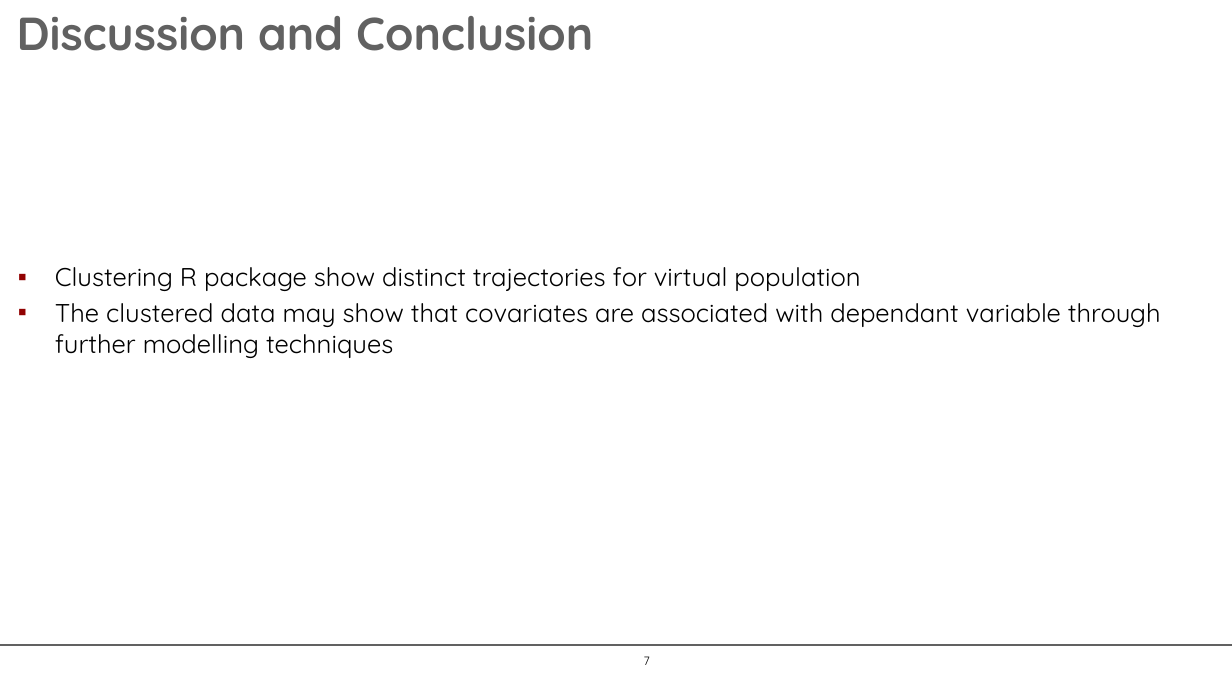
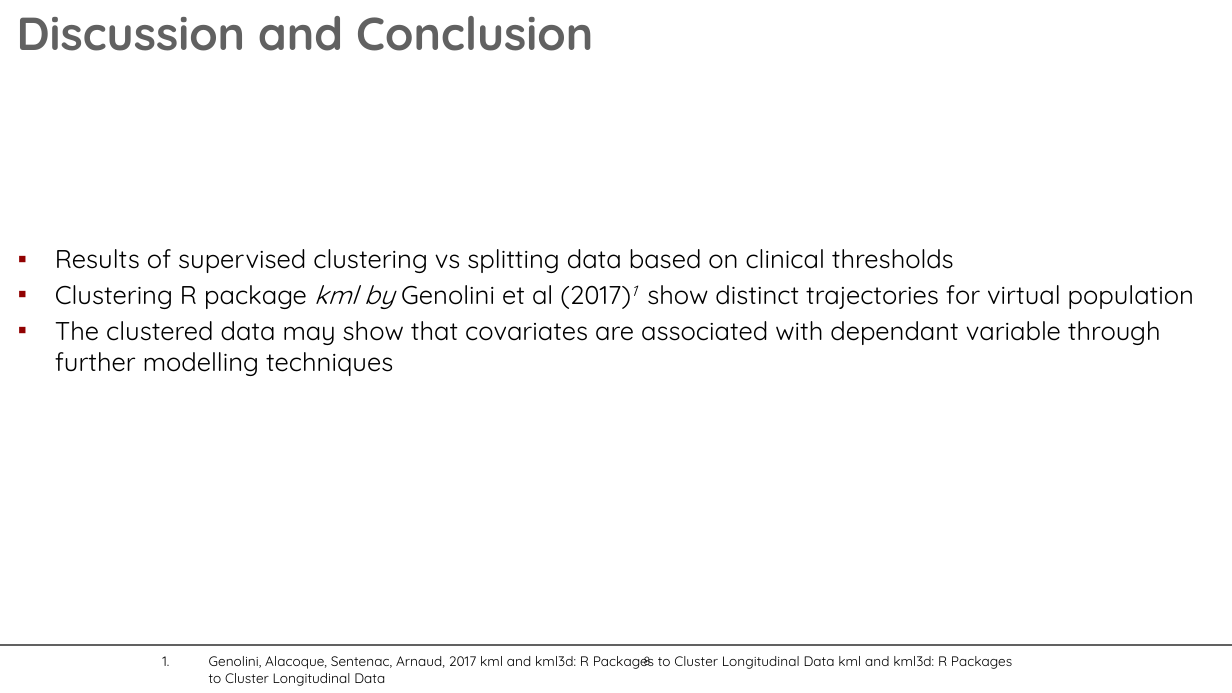
Before and after one commit to audreyyeoCH/AI_Kidneyproject, a slide deck: slide 8 of retreatJan8nccr/retreatposter.pptx (slide 7 before the commit). Drawn at 1232x693 pixels with LibreOffice and Linux fonts; fonts in the diff are those of the drawing; background and template pictures are left out. Boxes give left, top, right and bottom in pixels: in the first picture for what was removed or moved away, otherwise in the second. Text is boxed around its words. In the diff, an @@ line names an element or a change of style, - is before the commit and + after.

```diff
--- a/retreatJan8nccr/retreatposter.pptx
+++ b/retreatJan8nccr/retreatposter.pptx
@@ text at (x1=55, y1=249, x2=1194, y2=309): text changed @@
-▪ Clustering R package show distinct trajectories for virtual population
+▪ Results of supervised clustering vs splitting data based on clinical thresholds
+▪ Clustering R package kml by Genolini et al (2017)1 show distinct trajectories for virtual population
@@ text added at (x1=209, y1=656, x2=654, y2=686), 8 pt, text #000000 @@
+1. Genolini, Alacoque, Sentenac, Arnaud, 2017 kml and kml3d: R Packages to Cluster Longitudinal Data kml and kml3d: R Packages to Cluster Longitudinal Data
@@ page number at (x1=644, y1=656, x2=651, y2=666): text changed @@
-7
+8
```
Also in this commit, not shown: 6 other slides changed, 1 slide added.
